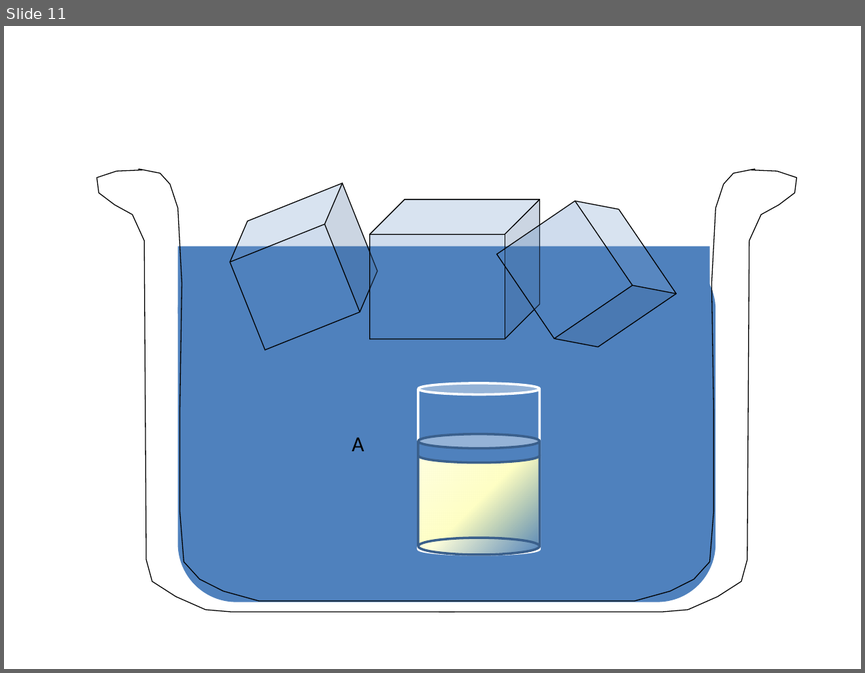
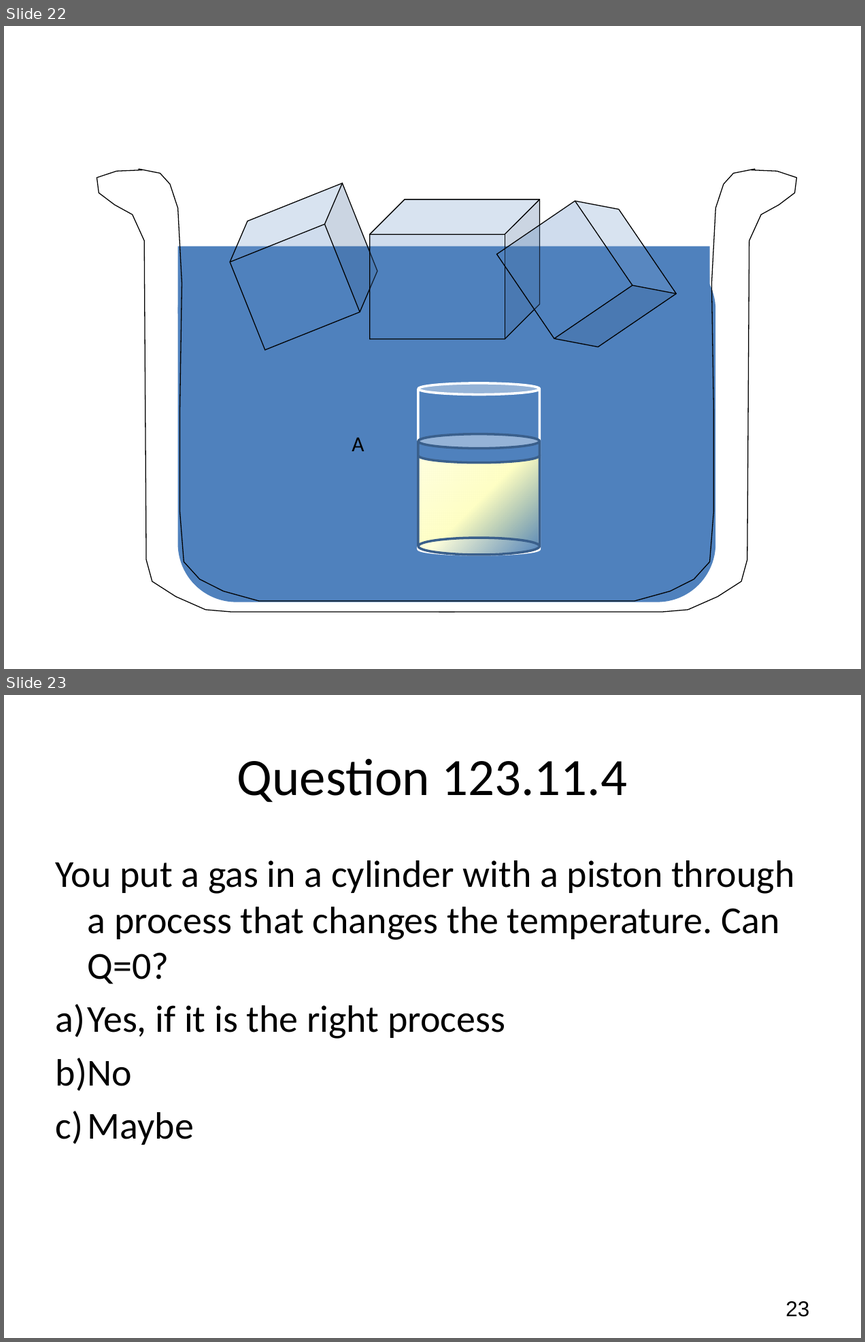
Before and after one commit to rtlines/Introductory-Physics-II, a slide deck: Lecture_Slides/PH 123 Lecture 35.pptx. Shown one above the other, each under a label of ours: slide 11 before the commit, slides 22 and 23 after it. The pictures are 865x673 and 865x1342 pixels, drawn with LibreOffice and Linux fonts; fonts in the diff are those of the drawing. Boxes give left, top, right and bottom in pixels: in the first picture for what was removed or moved away, otherwise in the second. Text is boxed around its words. In the diff, an @@ line names an element or a change of style, - is before the commit and + after.

```diff
--- a/Lecture_Slides/PH 123 Lecture 35.pptx
+++ b/Lecture_Slides/PH 123 Lecture 35.pptx
@@ slide 23 added at bbox=[4, 695, 861, 1338], background #FFFFFF @@
@@ title added at bbox=[237, 758, 628, 802], 44 pt, text #000000 @@
+Question 123.11.4
@@ text added at bbox=[56, 860, 794, 1144], 32 pt, text #000000 @@
+You put a gas in a cylinder with a piston through a process that changes the temperature. Can Q=0?
+a) Yes, if it is the right process
+b) No
+c) Maybe
@@ page number added at bbox=[785, 1301, 809, 1317], 18 pt, text #000000 @@
+23
@@ what was slide 11 is now slide 22 @@
```
Also in this commit, not shown: 3 slides changed, 12 other slides added, 1 slide removed, 23 other files.
